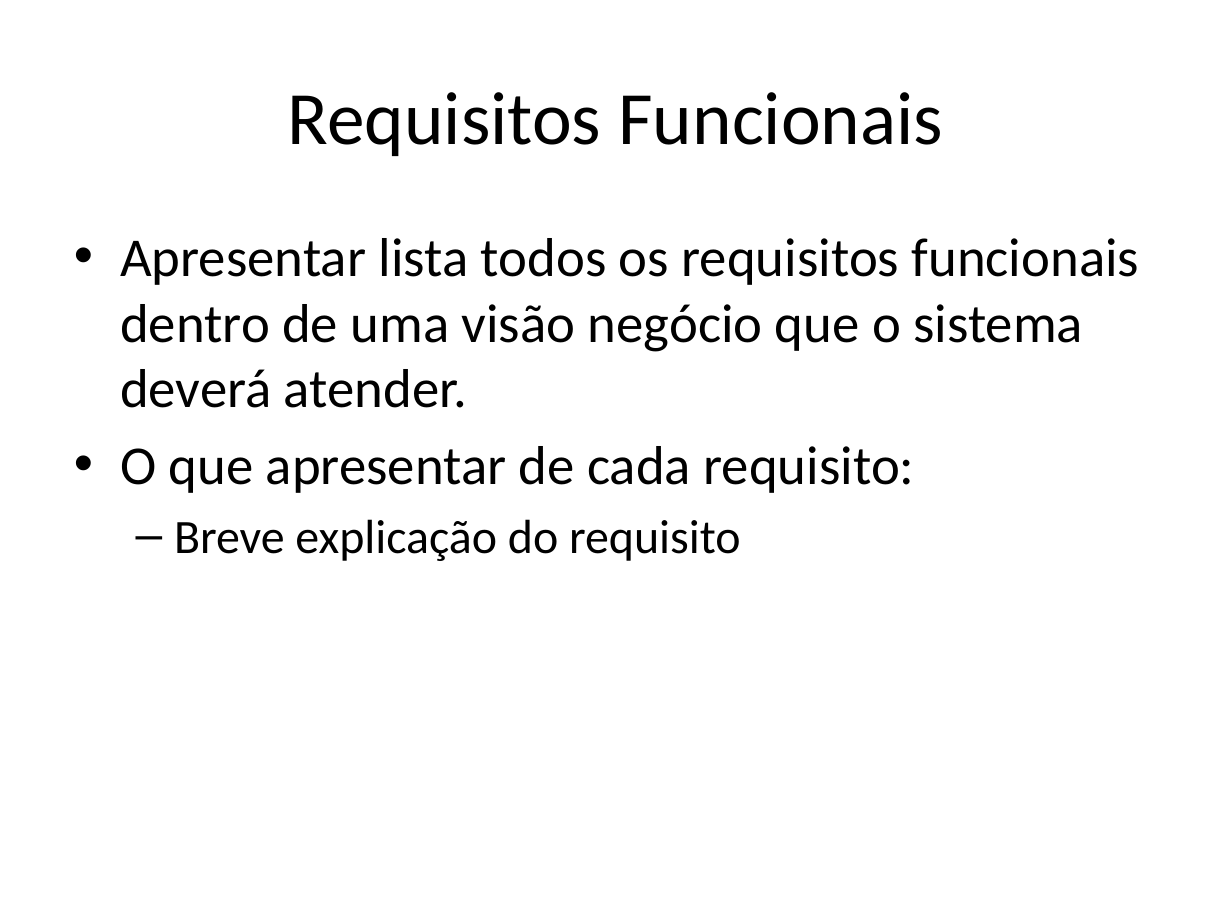
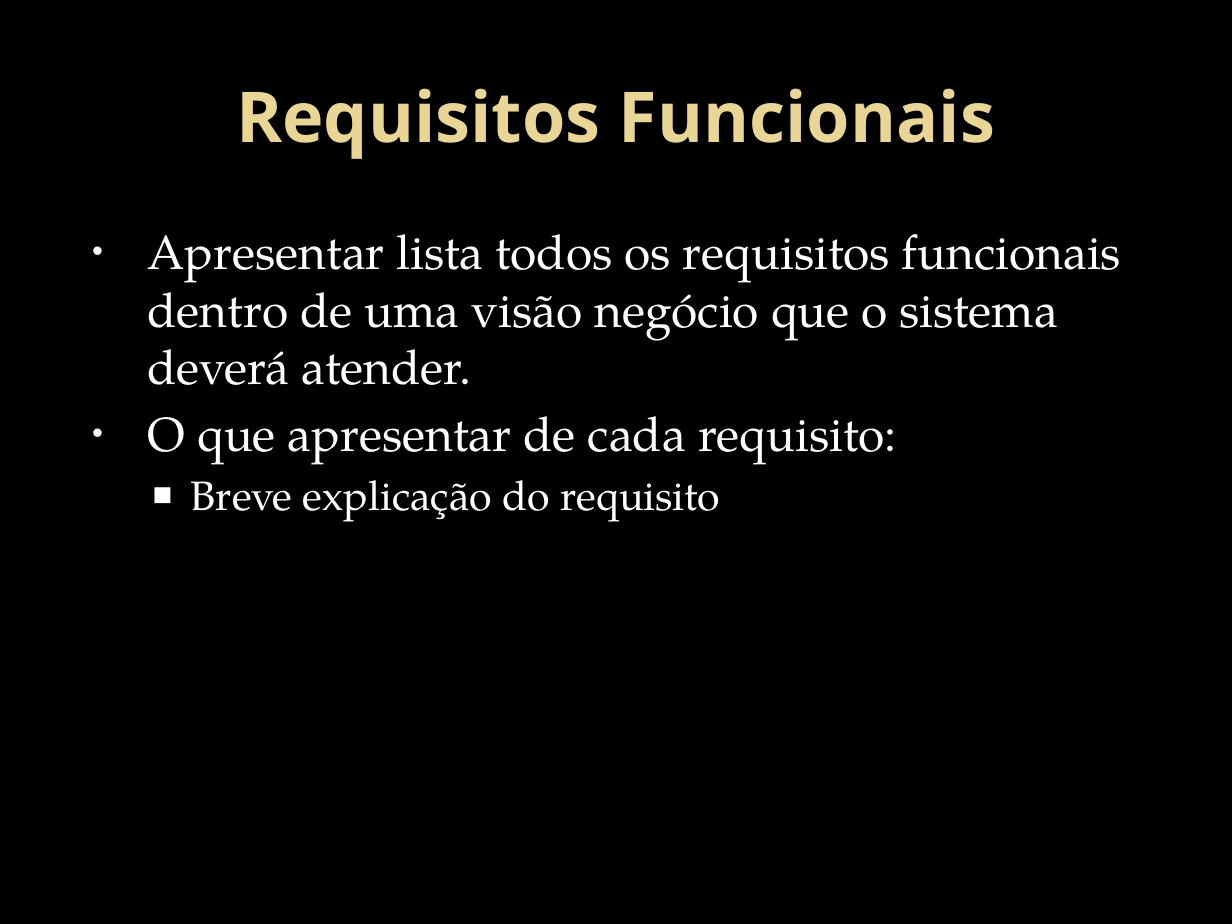
Before and after one commit to HamiltonSantos/FisioDiag, a slide deck: slide 5 of Proposta/ApresentacaoProposta.pptx. Drawn at 1232x924 pixels with LibreOffice and Linux fonts; fonts in the diff are those of the drawing; background and template pictures are left out. Boxes give left, top, right and bottom in pixels: in the first picture for what was removed or moved away, otherwise in the second. Text is boxed around its words. In the diff, an @@ line names an element or a change of style, - is before the commit and + after.

```diff
--- a/Proposta/ApresentacaoProposta.pptx
+++ b/Proposta/ApresentacaoProposta.pptx
@@ background #FFFFFF to picture (left out) @@
@@ title "Requisitos Funcionais" at [236, 88, 995, 159]: size 44 to 41 pt, font Calibri to Noto Sans, text colour #000000 to gradient #EAD696 to #E7D081, bold on @@
@@ text "Apresentar lista todos os requisitos ..." at [148, 234, 1122, 522]: size 32 to 28 pt in "Apresentar lista todos os requisitos funcionais dentro ...", "O que apresentar de cada requisito:"; font Calibri to TeX Gyre Pagella, text colour #000000 to #FFFFFF; size 28 to 24 pt in "Breve explicação do requisito"; indent changed; bullet – to ■ @@
```
Also in this commit, not shown: 6 other slides changed, 1 slide added, 1 slide removed, 1 other file.
